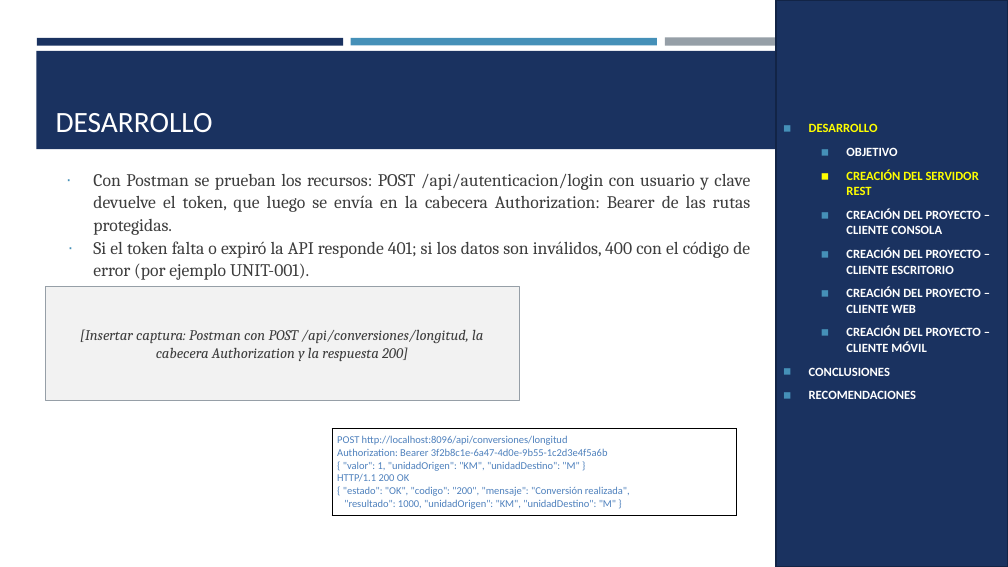
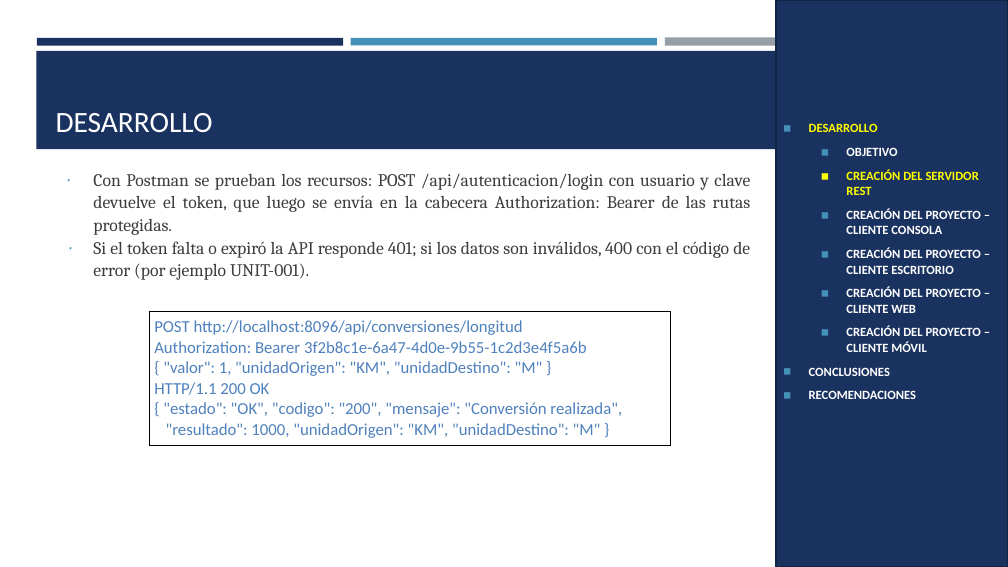
Before and after one commit to Teo344/Arquitectura_GRUPO03, a slide deck: slide 19 of TI.1.4. PAO202651_RESTFUL_DOTNET_SINBDD_NRC36884_GR03/05. DOCUMENTACION/PRESENTACION TI.1.4. RESTFUL sin BDD en DOTNET GR03.pptx. Drawn at 1008x567 pixels with LibreOffice and Linux fonts; fonts in the diff are those of the drawing. Boxes give left, top, right and bottom in pixels: in the first picture for what was removed or moved away, otherwise in the second. Text is boxed around its words. In the diff, an @@ line names an element or a change of style, - is before the commit and + after.

```diff
--- a/TI.1.4. PAO202651_RESTFUL_DOTNET_SINBDD_NRC36884_GR03/05. DOCUMENTACION/PRESENTACION TI.1.4. RESTFUL sin BDD en DOTNET GR03.pptx
+++ b/TI.1.4. PAO202651_RESTFUL_DOTNET_SINBDD_NRC36884_GR03/05. DOCUMENTACION/PRESENTACION TI.1.4. RESTFUL sin BDD en DOTNET GR03.pptx
@@ rectangle removed at [45,287,520,401] @@
-[Insertar captura: Postman con POST /api/conversiones/longitud, la cabecera Authorization y la respuesta 200]
@@ table at [149,312,671,443] @@
@@ size 10 to 16 pt @@
@@ table: place and size @@
-table at [332,429,737,515]
+table at [149,312,671,443]
```
Also in this commit, not shown: 25 other slides changed, 3 slides removed, 1 other file.
